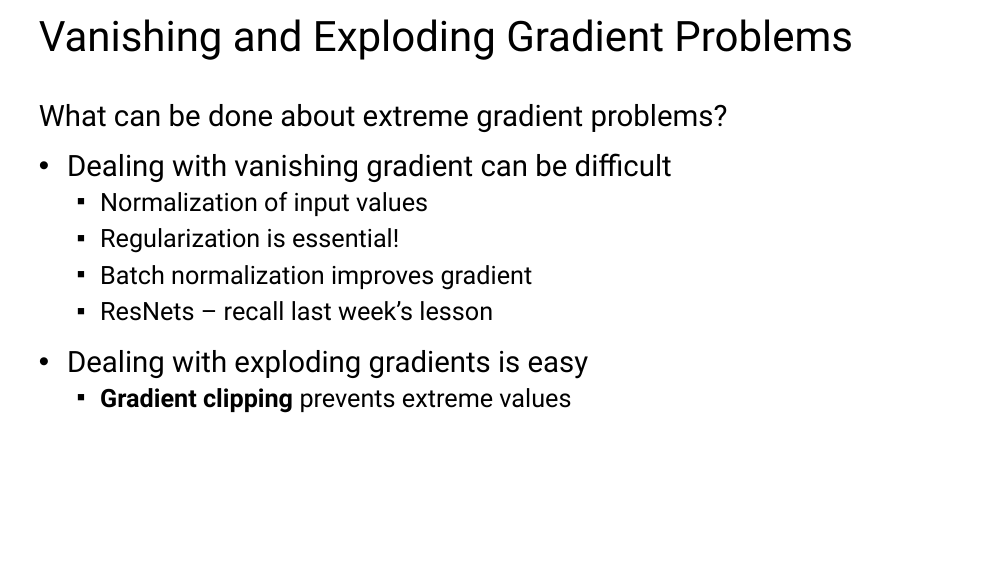
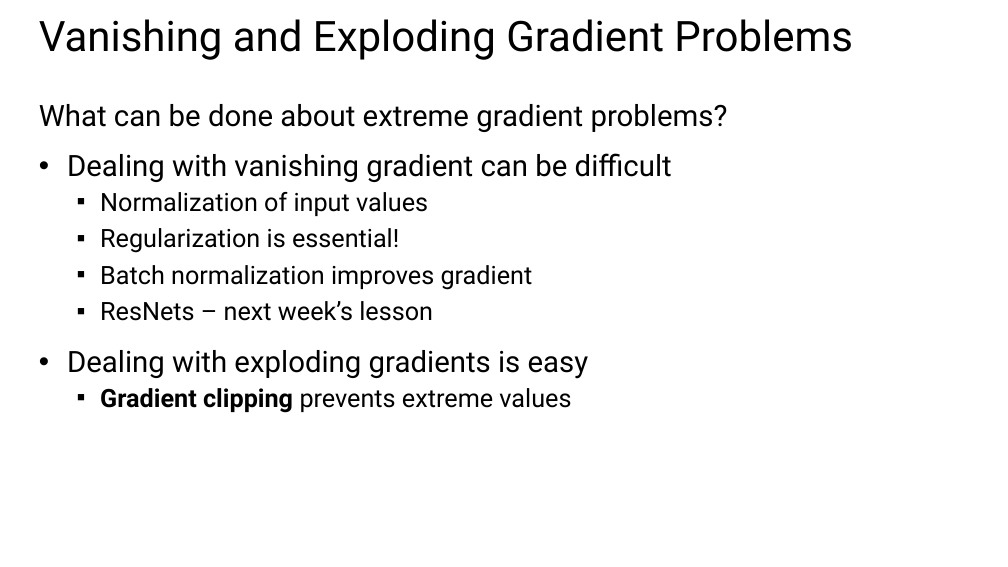
Before and after one commit to StephenElston/CSCI-E25, a slide deck: slide 24 of SupplementaryMaterial/RegularizatioinAndOptimization.pptx. Drawn at 1008x567 pixels with LibreOffice and Linux fonts; fonts in the diff are those of the drawing. Boxes give left, top, right and bottom in pixels: in the first picture for what was removed or moved away, otherwise in the second. Text is boxed around its words. In the diff, an @@ line names an element or a change of style, - is before the commit and + after.

```diff
--- a/SupplementaryMaterial/RegularizatioinAndOptimization.pptx
+++ b/SupplementaryMaterial/RegularizatioinAndOptimization.pptx
@@ text at box(100, 301, 433, 321): text changed @@
-  ▪ ResNets – recall last week’s lesson
+  ▪ ResNets – next week’s lesson
```
Also in this commit, not shown: 5 other slides changed.
